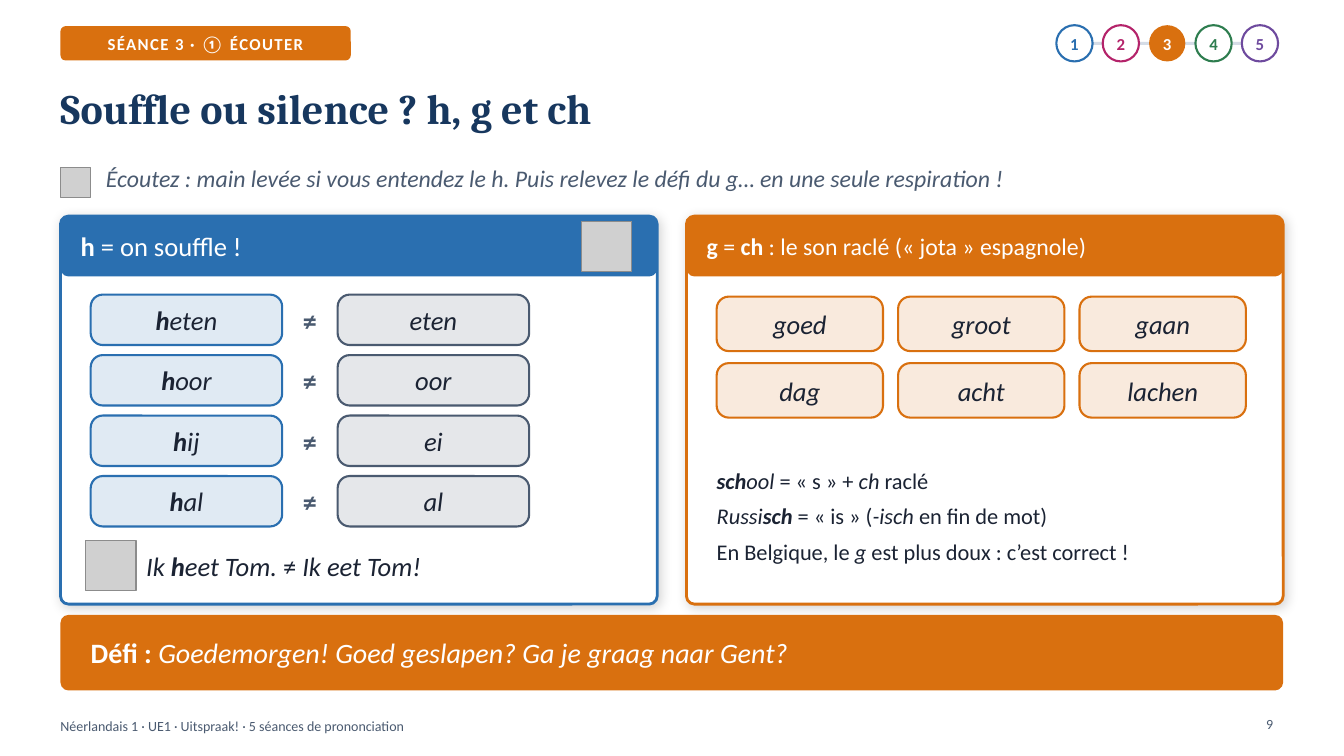
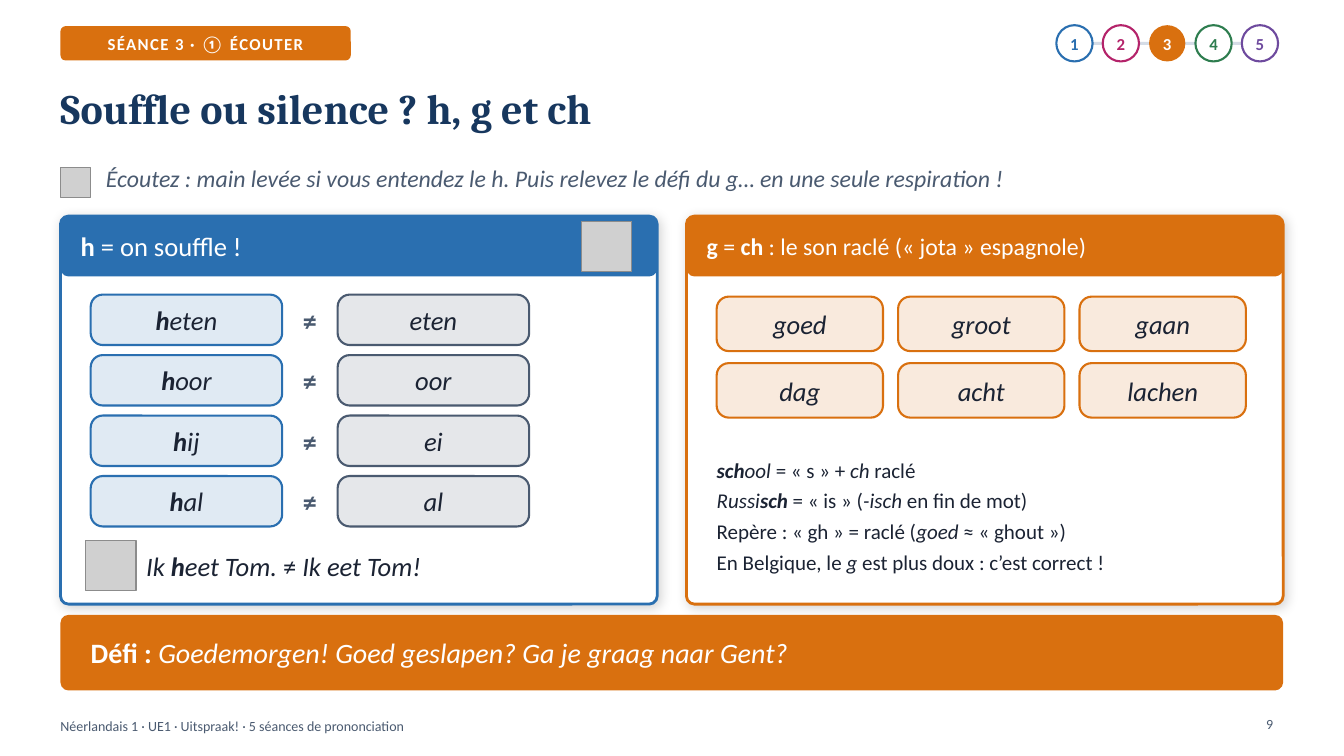
Before and after one commit to ajouniaux/talenleren, a slide deck: slide 9 of neerlandais1/powerpoints/Uitspraak_5_seances.pptx. Drawn at 1344x756 pixels with LibreOffice and Linux fonts; fonts in the diff are those of the drawing; grey boxes stand for pictures. Boxes give left, top, right and bottom in pixels: in the first picture for what was removed or moved away, otherwise in the second. Text is boxed around its words. In the diff, an @@ line names an element or a change of style, - is before the commit and + after.

```diff
--- a/neerlandais1/powerpoints/Uitspraak_5_seances.pptx
+++ b/neerlandais1/powerpoints/Uitspraak_5_seances.pptx
@@ text at (x1=717, y1=463, x2=1092, y2=574): size 16 to 15 pt in "school = « s » + ch ...", "Russisch = « is » (-isch en ...", "En Belgique, le g est plus doux ..."; less space between paragraphs @@
@@ text at (x1=717, y1=524, x2=1044, y2=543): paragraph added @@
+Repère : « gh » = raclé (goed ≈ « ghout »)
```
Also in this commit, not shown: 8 other slides changed, 2 other files.
